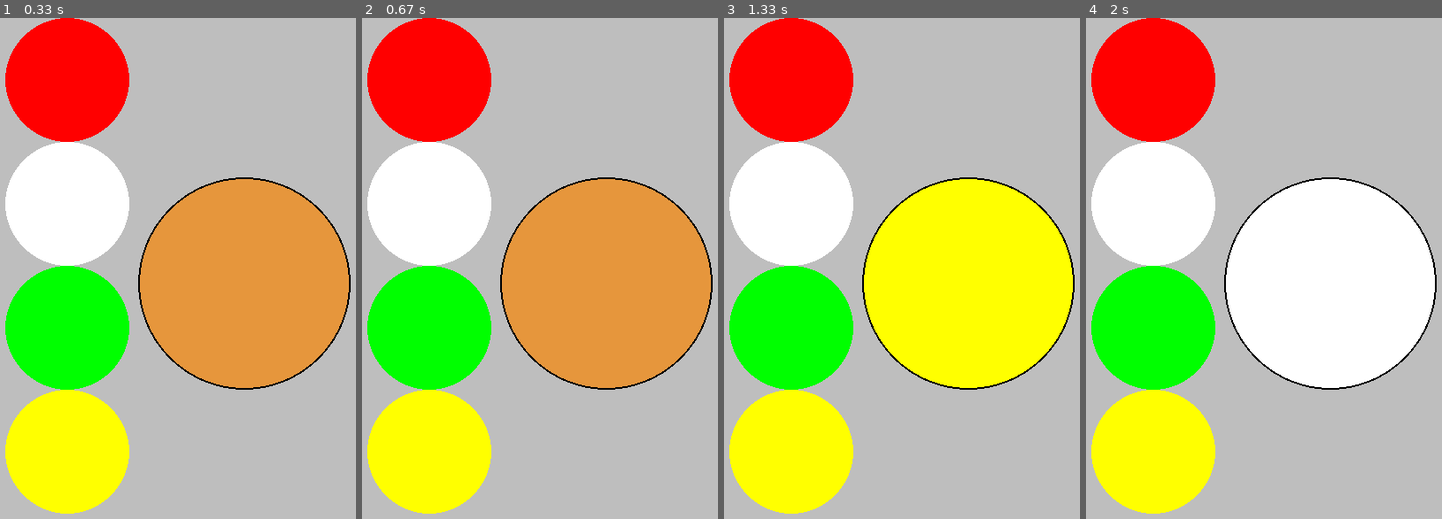
Above: before the commit, frames 1-4 (left to right).
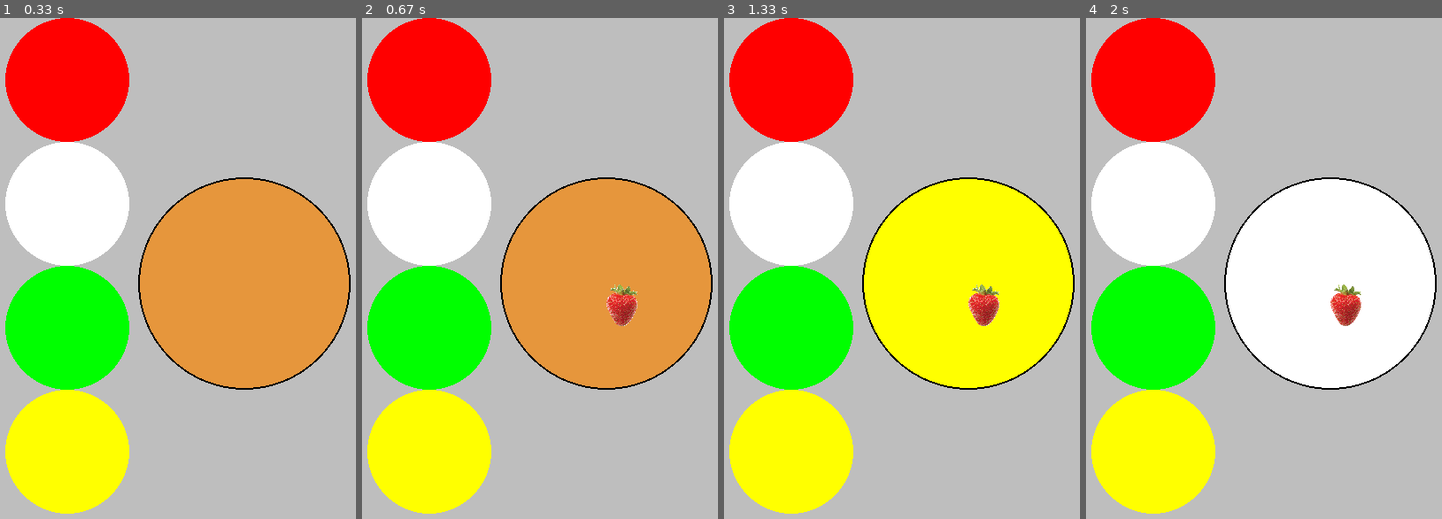
Above: after the commit, the same moments.

Repository: bennorth/cake-decoration-in-pygame
Game: pygame game, started from cake.py
The game is run twice, just before and just after one commit, with the same random seed, the same clock (stepped at 60 frames per second) and the same inputs.
Inputs (mouse positions are in pixels of both pictures, inside the frame that each line leads up to):
- Up to frame 1 (0.33 s): no input
- Up to frame 2 (0.67 s): click (607, 283) at 0.38 s
- Up to frame 3 (1.33 s): click (841, 288) at 0.72 s; click (802, 408) at 1.05 s
- Up to frame 4 (2 s): click (1192, 88) at 1.38 s; click (1203, 178) at 1.72 s

Frame 1 is identical in both runs. In frame 2, 0.5% of the frame differs, in the area x 68-78%, y 53-62%; in frame 3, 0.5%; in frame 4, 0.5%.

Commit message:
if player has put strawberry on cake, draw it

Diff:
--- a/cake.py
+++ b/cake.py
@@ -49,6 +49,10 @@
 
     pygame.draw.circle(screen, pygame.Color('black'), (300, 300), 120, 2)
 
+    # Has the player put a strawberry onto the cake?  Draw it if so.
+    if strawberry_x is not None:
+        screen.blit(strawberry, (strawberry_x, strawberry_y))
+
     for i in range(len(icing_colours)):
         pygame.draw.circle(screen, pygame.Color(icing_colours[i]), (100, icing_places[i]), 70)
 
